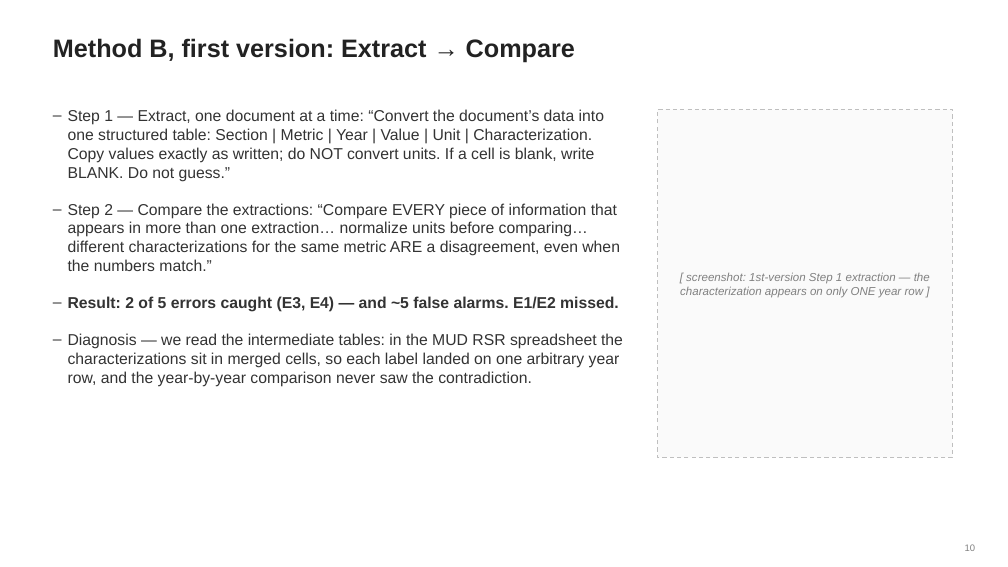
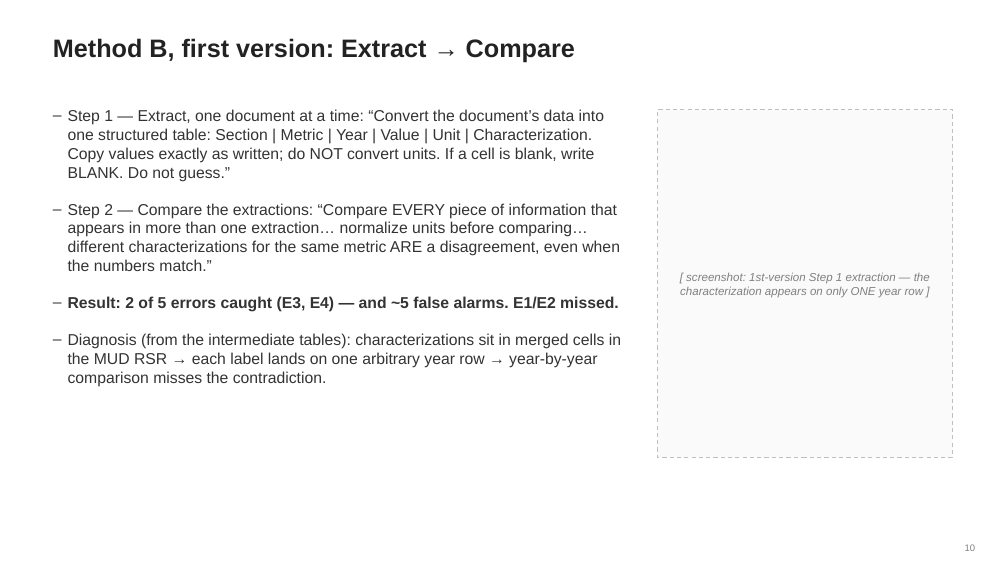
Before and after one commit to ld2955/SelfProject, a slide deck: slide 10 of AI_Summer_League_Demo_plain.pptx. Drawn at 1008x567 pixels with LibreOffice and Linux fonts; fonts in the diff are those of the drawing. Boxes give left, top, right and bottom in pixels: in the first picture for what was removed or moved away, otherwise in the second. Text is boxed around its words. In the diff, an @@ line names an element or a change of style, - is before the commit and + after.

```diff
--- a/AI_Summer_League_Demo_plain.pptx
+++ b/AI_Summer_League_Demo_plain.pptx
@@ text at bbox=[68, 333, 621, 386]: text changed @@
-– Diagnosis — we read the intermediate tables: in the MUD RSR spreadsheet the characterizations sit in merged cells, so each label landed on one arbitrary year row, and the year-by-year comparison never saw the contradiction.
+– Diagnosis (from the intermediate tables): characterizations sit in merged cells in the MUD RSR → each label lands on one arbitrary year row → year-by-year comparison misses the contradiction.
```
Also in this commit, not shown: 14 other slides changed.
